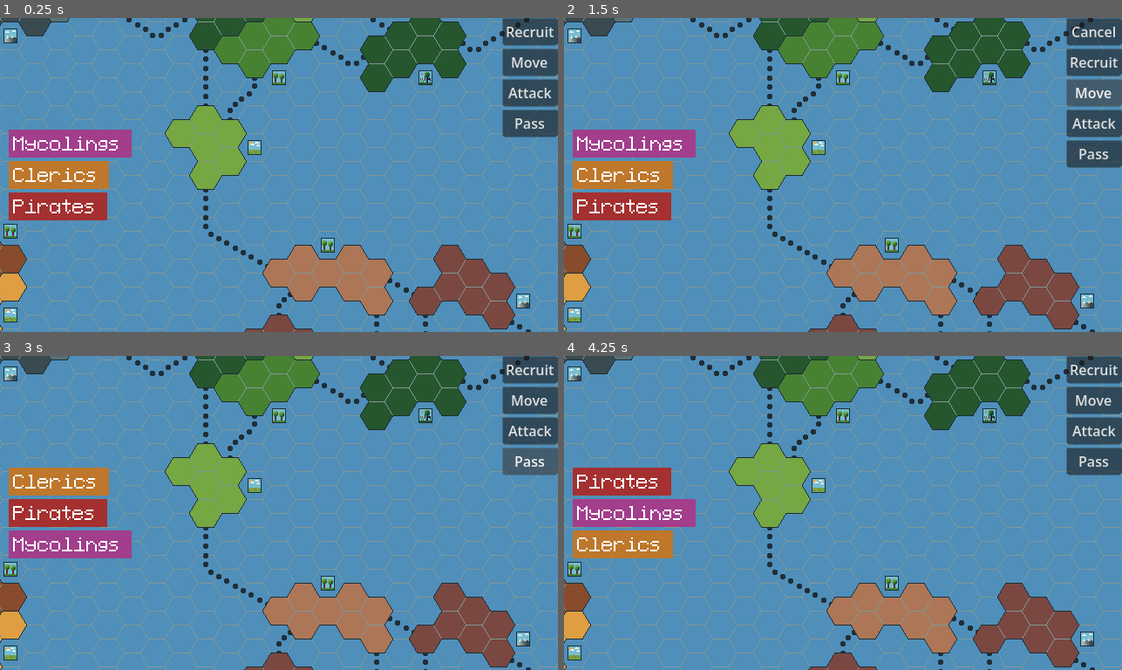
Above: before the commit, frames 1-4 (two rows, left to right).
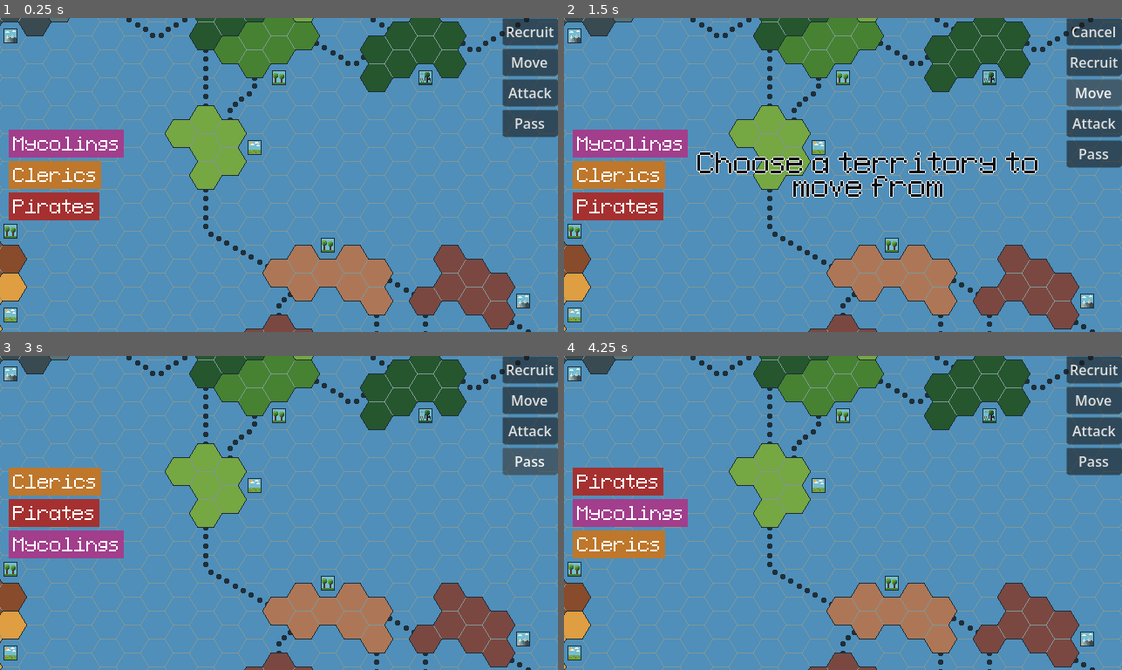
Above: after the commit, the same moments.

Repository: CattacoCattaco/Coastal-Contention
Game: Godot game, scene res://game_scene/game_scene.tscn
Two runs of this game, one before a commit and one after it. Both use one fixed random seed, a clock stepped at 60 frames per second and the inputs below.
Inputs (mouse positions are in pixels of both pictures, inside the frame that each line leads up to):
- Up to frame 1 (0.25 s): no input
- Up to frame 2 (1.5 s): click "Recruit" at 0.5 s; click "Move" at 1.25 s
- Up to frame 3 (3 s): click "Attack" at 2 s; click "Pass" at 2.75 s
- Up to frame 4 (4.25 s): tap Enter at 3.5 s; move the mouse to (965, 497) at 3.52 s; hold Right from 3.53 s (still down); tap Alt at 3.6 s; click (965, 497) at 3.67 s

The runs differ from the first frame. In frame 1, 0.4% of the frame differs, in the area x 17-24%, y 35-65%; in frame 2, 3.1%, in the area x 17-85%, y 35-65%; in frame 3, 0.4%; in frame 4, 0.4%.

Commit message:
Action Improvements
Made action buttons display text based on action name. When an action is being done, an instruction is shown based on the action. Action buttons don't work if the action can't be performed.

Diff:
--- /dev/null
+++ b/UI/outline_text.gdshader
@@ -0,0 +1,31 @@
+shader_type canvas_item;
+
+uniform vec4 outline_color: source_color = vec4(1, 1, 1, 1);
+uniform vec4 fill_color: source_color = vec4(0, 0, 0, 1);
+
+void vertex() {
+	// Called for every vertex the material is visible on.
+}
+
+void fragment() {
+	vec4 base = texture(TEXTURE, UV);
+	vec2 pixel_size = TEXTURE_PIXEL_SIZE;
+
+	bool is_edge = COLOR.a == 0.0
+			&& (texture(TEXTURE, UV + vec2(pixel_size.x, 0)).a == 1.0
+			|| texture(TEXTURE, UV + vec2(-pixel_size.x, 0)).a == 1.0
+			|| texture(TEXTURE, UV + vec2(0, pixel_size.y)).a == 1.0
+			|| texture(TEXTURE, UV + vec2(0, -pixel_size.y)).a == 1.0);
+
+	if(is_edge) {
+		COLOR = outline_color;
+	}
+	else if(base.a > 0.0) {
+		COLOR = fill_color;
+	}
+}
+
+//void light() {
+//	// Called for every pixel for every light affecting the CanvasItem.
+//	// Uncomment to replace the default light processing function with this one.
+//}
--- a/UI/static_ui/actions_bar/actions_bar.gd
+++ b/UI/static_ui/actions_bar/actions_bar.gd
@@ -13,6 +13,8 @@
 @export var troop_count_spin_box: SpinBox
 @export var troop_count_submit_button: Button
 
+@export var instruction_label: Label
+
 var current_action: ActionData = null
 var current_action_step: int = 0
 var chosen_territories: Array[TerritoryButton] = []
@@ -21,6 +23,7 @@
 
 func _ready() -> void:
 	clear_action()
+	instruction_label.hide()
 
 
 func clear_action() -> void:
@@ -31,6 +34,7 @@
 		territory.clear_action_state()
 	troop_count_panel.hide()
 	cancel_button.hide()
+	instruction_label.hide()
 
 
 func next_step() -> void:
@@ -42,10 +46,14 @@
 	var player: FactionData.Faction = turn_order_bar.turn_order[0]
 
 	if current_action_step > current_action._get_territory_count():
+		instruction_label.hide()
 		@warning_ignore("redundant_await")
 		await current_action._do_action(chosen_territories, player)
 		clear_action()
 		return
+
+	instruction_label.show()
+	instruction_label.text = current_action._get_instruction(current_action_step)
 
 	for territory in map.territories:
 		if current_action._is_territory_choice_valid(territory, chosen_territories, player):
--- a/UI/static_ui/turn_order_bar/faction_box.gd
+++ b/UI/static_ui/turn_order_bar/faction_box.gd
@@ -34,7 +34,7 @@
 	var name_alignment: HorizontalAlignment = HORIZONTAL_ALIGNMENT_LEFT
 	var faction_color: Color = faction_data.main_color
 
-	custom_minimum_size.x = font.get_string_size(faction_name, name_alignment, -1, font_size).x + 19
+	custom_minimum_size.x = font.get_string_size(faction_name, name_alignment, -1, font_size).x + 10
 
 	draw_rect(Rect2(Vector2.ZERO, custom_minimum_size), faction_color)
 	draw_string(font, name_pos, faction_name, name_alignment, -1, font_size)
--- a/UI/static_ui/turn_order_bar/faction_box.tscn
+++ b/UI/static_ui/turn_order_bar/faction_box.tscn
@@ -9,8 +9,8 @@
 default_font_size = 16
 
 [node name="FactionBox" type="ColorRect" unique_id=1450526883 node_paths=PackedStringArray("attack_button")]
-custom_minimum_size = Vector2(114, 32)
-offset_right = 114.0
+custom_minimum_size = Vector2(104, 32)
+offset_right = 104.0
 offset_bottom = 32.0
 size_flags_horizontal = 0
 mouse_filter = 2
@@ -20,6 +20,7 @@
 attack_button = NodePath("AttackButton")
 
 [node name="AttackButton" type="Button" parent="." unique_id=1028108701]
+visible = false
 layout_mode = 1
 anchors_preset = 15
 anchor_right = 1.0
--- a/faction_data/actions/move_action.gd
+++ b/faction_data/actions/move_action.gd
@@ -8,9 +8,9 @@
 
 func _get_instruction(step: int) -> String:
 	match step:
-		0:
+		1:
 			return "Choose a territory to move from"
-		1:
+		2:
 			return "Choose a territory to move to"
 
 	return ""
--- a/game_scene/action_button.gd
+++ b/game_scene/action_button.gd
@@ -6,13 +6,29 @@
 @export var is_pass_button: bool
 
 
+func _ready() -> void:
+	if action:
+		text = action._get_name()
+
+
 func _pressed() -> void:
-	actions_bar.clear_action()
-
 	if not action:
+		actions_bar.clear_action()
 		if is_pass_button:
 			actions_bar.pass_turn()
 		return
+
+	var found_valid_territory: bool = false
+	var current_player: FactionData.Faction = actions_bar.turn_order_bar.turn_order[0]
+	for territory in actions_bar.map.territories:
+		if action._is_territory_choice_valid(territory, [], current_player):
+			found_valid_territory = true
+			break
+
+	if not found_valid_territory:
+		return
+
+	actions_bar.clear_action()
 
 	actions_bar.cancel_button.show()
 	actions_bar.current_action = action
--- a/game_scene/game_scene.tscn
+++ b/game_scene/game_scene.tscn
@@ -26,11 +26,22 @@
 [ext_resource type="Shader" uid="uid://bxly3nsjndovh" path="res://random/die/die.gdshader" id="18_x6wej"]
 [ext_resource type="Texture2D" uid="uid://c4m2w30hyx4ki" path="res://random/die/attack_palette.png" id="19_shqy7"]
 [ext_resource type="Texture2D" uid="uid://fg475xql8ymy" path="res://random/die/32px/die_1.png" id="22_qsae3"]
+[ext_resource type="Shader" uid="uid://cshv0gwl1i7ex" path="res://UI/outline_text.gdshader" id="22_s6bra"]
 [ext_resource type="Texture2D" uid="uid://bp7wj3a24ry3h" path="res://random/die/32px/die_5.png" id="23_evrs6"]
 [ext_resource type="Texture2D" uid="uid://d01mli8h05imc" path="res://random/die/32px/die_3.png" id="24_3ypd6"]
 [ext_resource type="Texture2D" uid="uid://y3vbd80jwoo4" path="res://random/die/defense_palette.png" id="24_lclci"]
 [ext_resource type="Texture2D" uid="uid://b8woj3cd4xny2" path="res://random/die/32px/die_8.png" id="25_r0woc"]
 [ext_resource type="Texture2D" uid="uid://dll53ijl0s0lh" path="res://random/die/32px/die_2.png" id="27_pyq6k"]
+
+[sub_resource type="ShaderMaterial" id="ShaderMaterial_5gngm"]
+shader = ExtResource("22_s6bra")
+shader_parameter/outline_color = Color(0.92156863, 0.92941177, 0.9137255, 1)
+shader_parameter/fill_color = Color(0.03529412, 0.039215688, 0.078431375, 1)
+
+[sub_resource type="LabelSettings" id="LabelSettings_iwkj5"]
+font = ExtResource("18_dvby8")
+font_size = 24
+font_color = Color(0.03529412, 0.039215688, 0.078431375, 1)
 
 [sub_resource type="ShaderMaterial" id="ShaderMaterial_evrs6"]
 shader = ExtResource("18_x6wej")
@@ -87,7 +98,7 @@
 mouse_filter = 2
 script = ExtResource("3_k340r")
 
-[node name="ActionsBar" type="VBoxContainer" parent="UI" unique_id=1622349106 node_paths=PackedStringArray("map", "turn_order_bar", "cancel_button", "action_buttons", "troop_count_panel", "troop_count_spin_box", "troop_count_submit_button")]
+[node name="ActionsBar" type="VBoxContainer" parent="UI" unique_id=1622349106 node_paths=PackedStringArray("map", "turn_order_bar", "cancel_button", "action_buttons", "troop_count_panel", "troop_count_spin_box", "troop_count_submit_button", "instruction_label")]
 layout_mode = 1
 anchors_preset = 1
 anchor_left = 1.0
@@ -103,6 +114,7 @@
 troop_count_panel = NodePath("../TroopCountPanel")
 troop_count_spin_box = NodePath("../TroopCountPanel/MarginContainer/VBoxContainer/VBoxContainer/TroopCountSpinBox")
 troop_count_submit_button = NodePath("../TroopCountPanel/MarginContainer/VBoxContainer/VBoxContainer/SubmitButton")
+instruction_label = NodePath("../InstructionLabel")
 
 [node name="CancelButton" type="Button" parent="UI/ActionsBar" unique_id=857376399 node_paths=PackedStringArray("actions_bar")]
 layout_mode = 2
@@ -154,6 +166,22 @@
 alignment = 1
 script = ExtResource("3_a85jl")
 faction_box_scene = ExtResource("4_xes44")
+
+[node name="InstructionLabel" type="Label" parent="UI" unique_id=302574686]
+material = SubResource("ShaderMaterial_5gngm")
+layout_mode = 1
+anchors_preset = -1
+anchor_right = 1.0
+anchor_bottom = 1.0
+offset_left = 110.0
+offset_right = -50.0
+grow_horizontal = 2
+grow_vertical = 2
+text = "Choose a territory to recruit to"
+label_settings = SubResource("LabelSettings_iwkj5")
+horizontal_alignment = 1
+vertical_alignment = 1
+autowrap_mode = 3
 
 [node name="TroopCountPanel" type="PanelContainer" parent="UI" unique_id=907345659]
 visible = false
--- a/game_scene/map/territory_button.gd
+++ b/game_scene/map/territory_button.gd
@@ -112,7 +112,6 @@
 
 
 func _pressed() -> void:
-	print(territory.resource_path.get_file())
 	actions_bar.chosen_territories.append(self)
 	actions_bar.next_step()
 
@@ -151,9 +150,6 @@
 func is_valid_move_end(faction: Faction, from: TerritoryButton) -> bool:
 	if from not in neighbors:
 		return false
-
-	print("From: ", from.territory.resource_path.get_file())
-	print("To: ", territory.resource_path.get_file())
 
 	return from.controller == faction or controller == faction
 
Not shown, added: UI/outline_text.gdshader.uid
